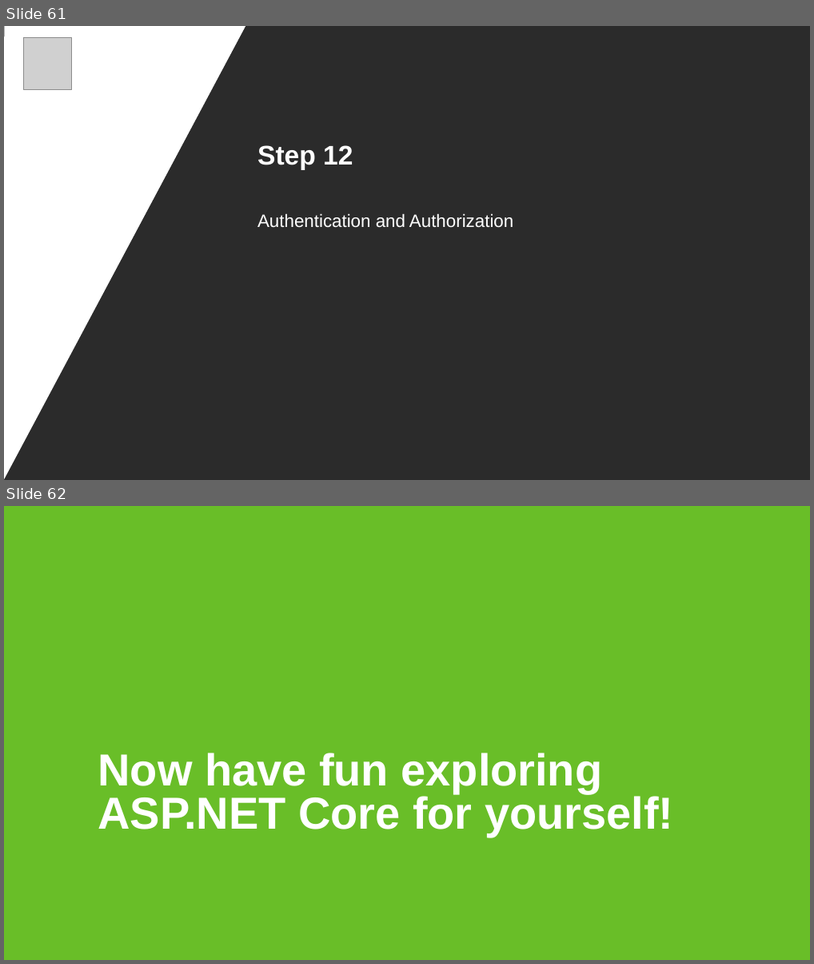
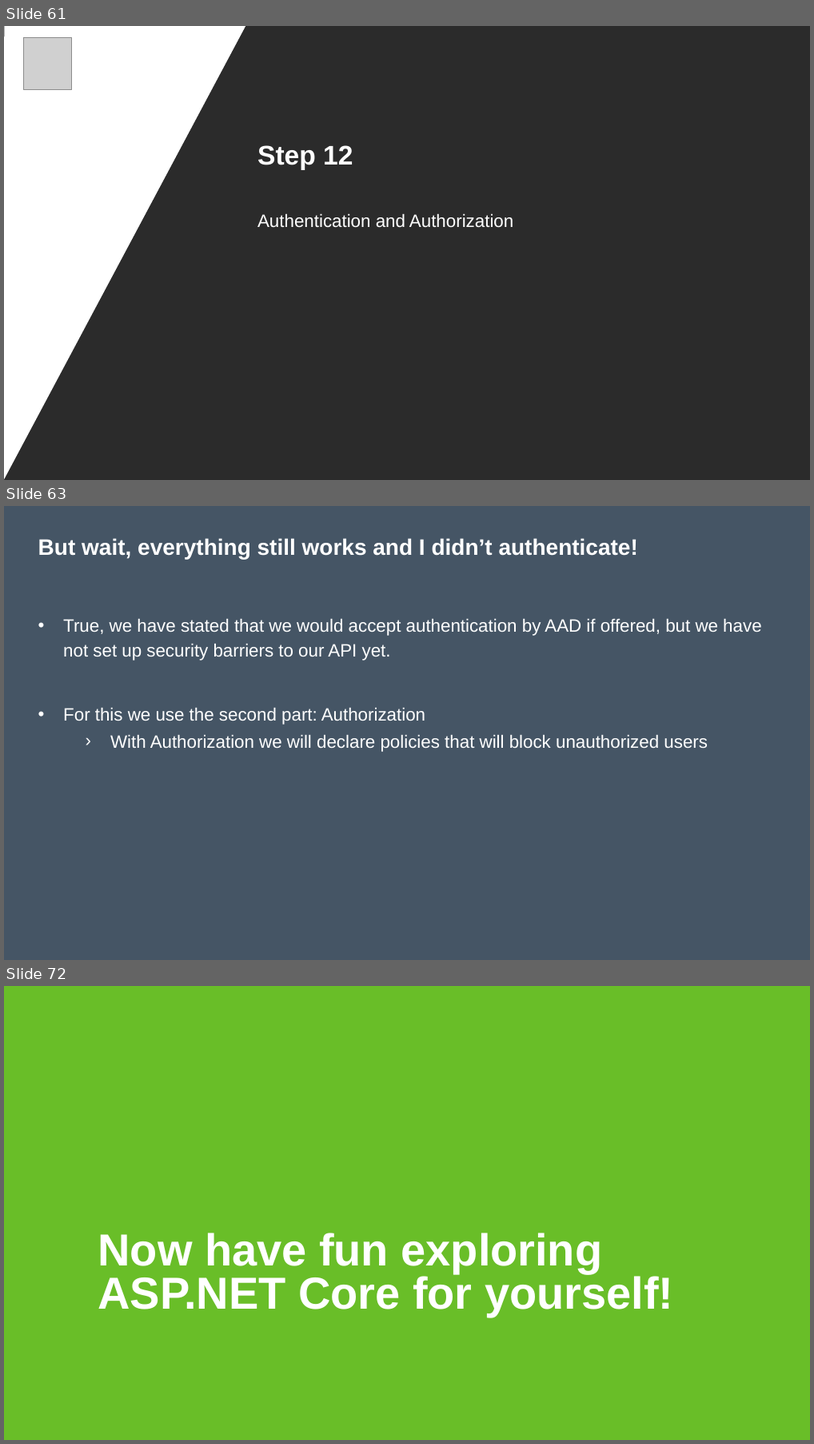
Before and after one commit to nickverschueren/devcruise-2019, a slide deck: Slides/Building an API.pptx. Shown one above the other, each under a label of ours: slides 61 and 62 before the commit, slides 61, 63 and 72 after it; the slides between them are not shown. The pictures are 814x964 and 814x1444 pixels, drawn with LibreOffice and Linux fonts; fonts in the diff are those of the drawing; grey boxes stand for pictures; background and template pictures are left out; a plain dark background stands for a picture behind light text. Boxes give left, top, right and bottom in pixels: in the first picture for what was removed or moved away, otherwise in the second. Text is boxed around its words. In the diff, an @@ line names an element or a change of style, - is before the commit and + after.

```diff
--- a/Slides/Building an API.pptx
+++ b/Slides/Building an API.pptx
@@ slide 63 added at box(4, 506, 810, 960), background #455565 @@
@@ title added at box(38, 538, 638, 559), 20 pt, text #FFFFFF, bold @@
+But wait, everything still works and I didn’t authenticate!
@@ text added at box(63, 619, 762, 752), 16 pt, text #FFFFFF @@
+• True, we have stated that we would accept authentication by AAD if offered, but we have not set up security barriers to our API yet.
+• For this we use the second part: Authorization
+    › With Authorization we will declare policies that will block unauthorized users
@@ what was slide 62 is now slide 72 @@
```
Also in this commit, not shown: 9 other slides added, 1 other file.
